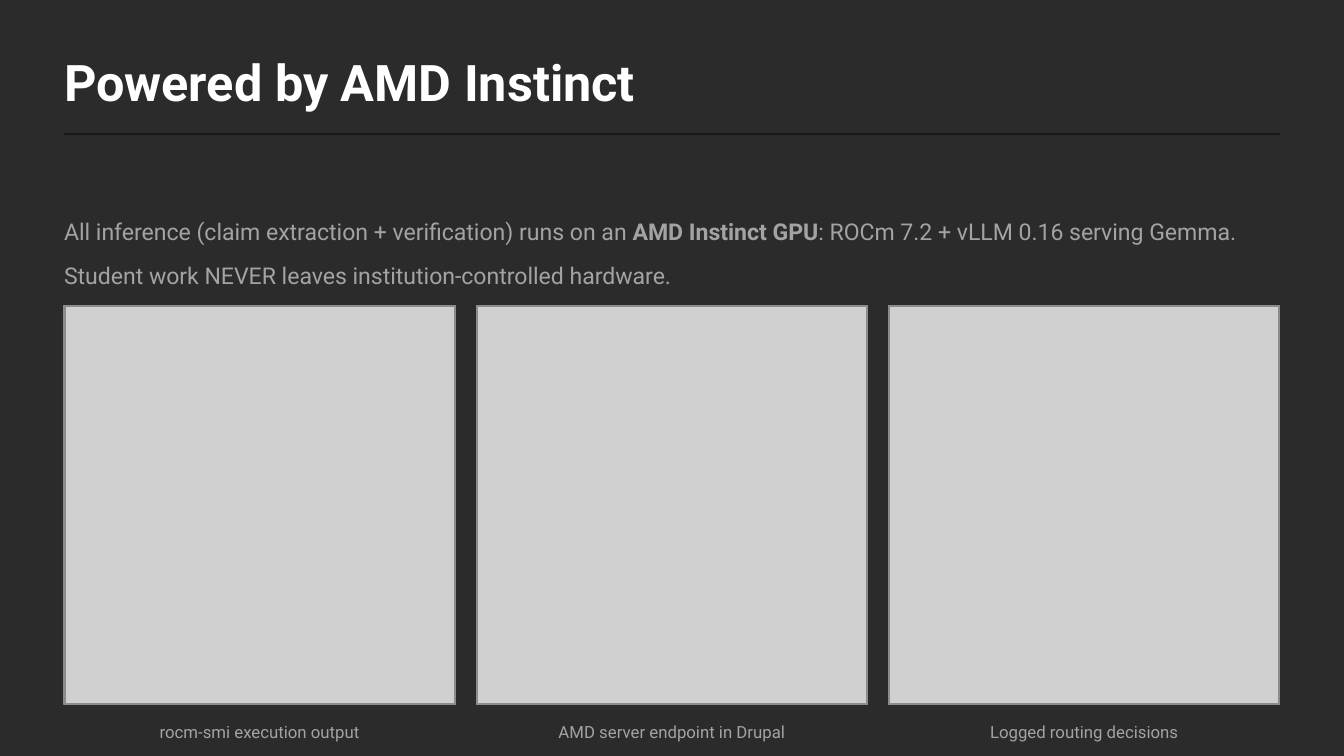
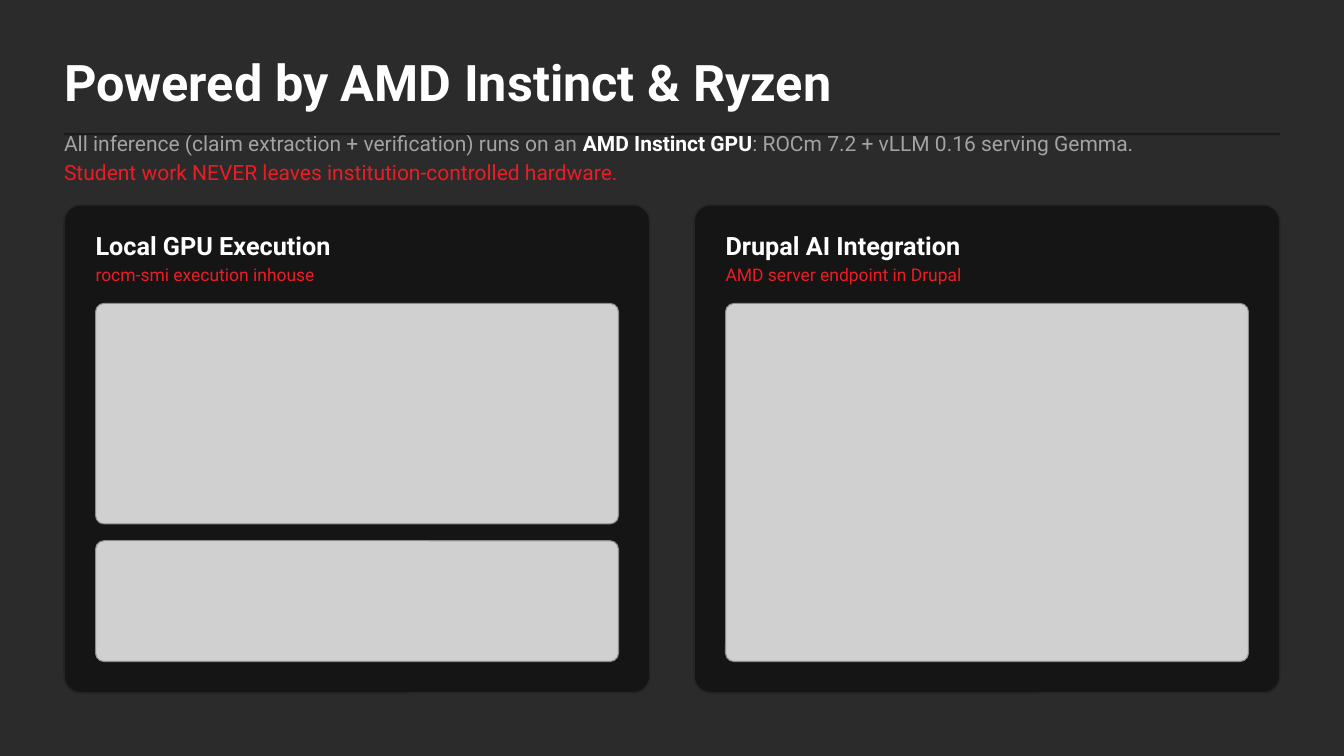
Before and after one commit to leofishman/amd-hackathon, a slide deck: slide 6 of Drupal AI Factchecker.pptx. Drawn at 1344x756 pixels with LibreOffice and Linux fonts; fonts in the diff are those of the drawing; grey boxes stand for pictures; background and template pictures are left out; a plain dark background stands for a picture behind light text. Boxes give left, top, right and bottom in pixels: in the first picture for what was removed or moved away, otherwise in the second. Text is boxed around its words. In the diff, an @@ line names an element or a change of style, - is before the commit and + after.

```diff
--- a/Drupal AI Factchecker.pptx
+++ b/Drupal AI Factchecker.pptx
@@ text at (64,63,831,112): text changed @@
-Powered by AMD Instinct
+Powered by AMD Instinct & Ryzen
@@ text at (64,135,1133,180): text changed; size 16.5 to 15 pt @@
-All inference (claim extraction + verification) runs on an AMD Instinct GPU: ROCm 7.2 + vLLM 0.16 serving Gemma. Student work NEVER leaves institution-controlled hardware.
+All inference (claim extraction + verification) runs on an AMD Instinct GPU: ROCm 7.2 + vLLM 0.16 serving Gemma.
+Student work NEVER leaves institution-controlled hardware.
@@ text "All inference (claim extraction + ..." at (64,135,1133,180): vertical alignment top to middle @@
@@ rounded rectangle added at (695,205,1280,693), fill #151515, outline #252525 1.13 pt @@
@@ text at (726,236,960,261): paragraph added @@
+Drupal AI Integration
@@ text "Drupal AI Integration": place and size @@
-text "Drupal AI Integration" at (558,725,785,742)
+text "Drupal AI Integration" at (726,236,962,285)
@@ text at (726,268,962,285): size 12 to 12.5 pt, text colour #A3A3A3 to #ED1C24 in "AMD server endpoint in Drupal"; alignment centre to left; more space between paragraphs @@
@@ picture removed at (65,306,456,705) @@
@@ picture removed at (66,307,455,704) @@
@@ picture removed at (477,306,868,705) @@
@@ picture removed at (478,307,867,704) @@
@@ picture: place and size @@
-picture at (890,307,1279,704)
+picture at (726,303,1249,661)
@@ picture removed at (889,306,1280,705) @@
@@ group added at (65,205,650,693): 2 pictures, 1 rounded rectangle, 1 text @@
+Local GPU Execution
+rocm-smi execution inhouse
@@ text removed at (160,726,359,742) @@
-rocm-smi execution output
@@ text removed at (990,725,1178,742) @@
-Logged routing decisions
```
Also in this commit, not shown: 2 other slides changed, 2 slides removed, 3 other files.
